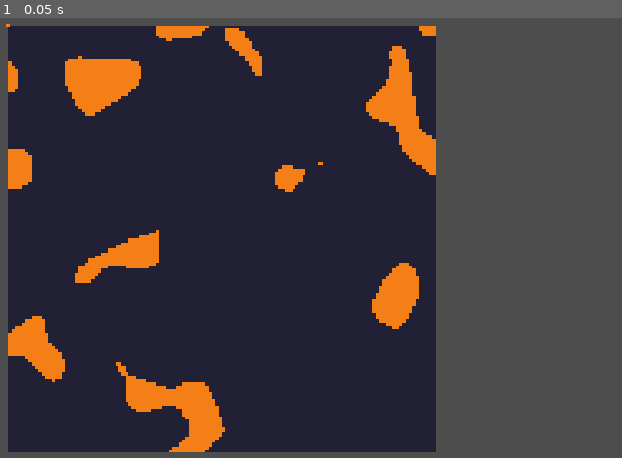
Above: before the commit, frame 1.
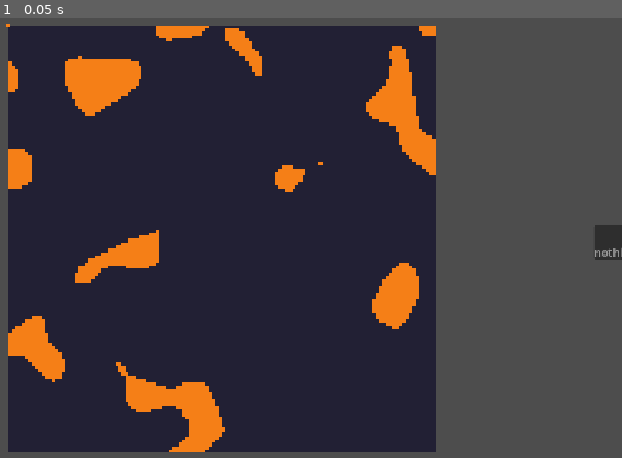
Above: after the commit, the same moment.

Repository: Relieur/David
Game: Godot game, scene res://scene/wolrd.tscn
Two runs of this game, one before a commit and one after it. Both use one fixed random seed, a clock stepped at 60 frames per second and the inputs below. The project has no main scene, so this scene is started directly.
Inputs:
- Up to frame 1 (0.05 s): no input

The runs differ from the first frame. In frame 1, 0.3% of the frame differs, in the area x 95-100%, y 47-55%.

Commit message:
创建仓库背包
加了一个右侧ui显示有多少矿
现在需要机器人完成交互

Diff:
--- /dev/null
+++ b/GameManager.gd
@@ -0,0 +1,30 @@
+extends Node
+
+
+#信号
+signal  inventory_changed(inventory:Dictionary)
+#数据
+var inventory:Dictionary={}
+#添加资源
+func add_item(item_type :String,amount:int )->void:
+	if amount <=0:
+		return
+	inventory[item_type]=inventory.get(item_type,0)+amount
+	inventory_changed.emit(inventory)
+#消耗
+func  remove_item(item_type:String,amount:int)->bool:
+	if amount<=0:
+		return false
+	if inventory.get(item_type,0)<amount:
+		return false
+	inventory[item_type]-=amount
+	if inventory[item_type]<=0:
+		inventory.erase(item_type)
+	inventory_changed.emit(inventory)
+	return true
+#数量查询
+func get_count(item_type:String)->int:
+	return inventory.get(item_type,0)
+func clear()->void:
+	inventory.clear()
+	inventory_changed.emit(inventory)
--- a/project.godot
+++ b/project.godot
@@ -13,6 +13,10 @@
 config/name="GameJame"
 config/features=PackedStringArray("4.7", "Forward Plus")
 config/icon="res://icon.svg"
+
+[autoload]
+
+GameManager="*uid://csjscxthnlohf"
 
 [display]
 
--- a/scene/bag.tscn
+++ /dev/null
@@ -1,9 +0,0 @@
-[gd_scene format=3 uid="uid://b78w0xg148vus"]
-
-[node name="Bag" type="Control" unique_id=1658272907]
-layout_mode = 3
-anchors_preset = 15
-anchor_right = 1.0
-anchor_bottom = 1.0
-grow_horizontal = 2
-grow_vertical = 2
--- /dev/null
+++ b/scene/inventory_ui.tscn
@@ -0,0 +1,34 @@
+[gd_scene format=3 uid="uid://cr7x6b0exwjpd"]
+
+[ext_resource type="Script" uid="uid://cagrx64hqg2vx" path="res://script/inventory_ui.gd" id="1_ia0un"]
+
+[node name="InventoryUI" type="Control" unique_id=1101541301]
+layout_mode = 3
+anchors_preset = 6
+anchor_left = 1.0
+anchor_top = 0.5
+anchor_right = 1.0
+anchor_bottom = 0.5
+offset_left = -40.0
+offset_top = -20.0
+offset_bottom = 20.0
+grow_horizontal = 0
+grow_vertical = 2
+script = ExtResource("1_ia0un")
+
+[node name="Panel" type="PanelContainer" parent="." unique_id=39110686]
+layout_mode = 0
+offset_right = 40.0
+offset_bottom = 40.0
+
+[node name="Margin" type="MarginContainer" parent="Panel" unique_id=1010796878]
+layout_mode = 2
+
+[node name="VBox" type="VBoxContainer" parent="Panel/Margin" unique_id=982407481]
+layout_mode = 2
+
+[node name="Label" type="Label" parent="Panel/Margin/VBox" unique_id=173491651]
+layout_mode = 2
+
+[node name="Items" type="VBoxContainer" parent="Panel/Margin/VBox" unique_id=1061906354]
+layout_mode = 2
--- a/scene/wolrd.tscn
+++ b/scene/wolrd.tscn
@@ -2,6 +2,7 @@
 
 [ext_resource type="Script" uid="uid://dgb3pt7uuf5lr" path="res://script/wolrd.gd" id="1_mxmcw"]
 [ext_resource type="Texture2D" uid="uid://dk58dee7u6c41" path="res://textures/png.png" id="2_qv3r4"]
+[ext_resource type="PackedScene" uid="uid://cr7x6b0exwjpd" path="res://scene/inventory_ui.tscn" id="4_d1c84"]
 [ext_resource type="PackedScene" uid="uid://cral4cah3grmo" path="res://scene/ore.tscn" id="4_khi8j"]
 
 [sub_resource type="TileSetAtlasSource" id="TileSetAtlasSource_khi8j"]
@@ -102,3 +103,7 @@
 
 [node name="Camera2D" type="Camera2D" parent="." unique_id=1503051318]
 zoom = Vector2(0.2, 0.2)
+
+[node name="UILayer" type="CanvasLayer" parent="." unique_id=107940199]
+
+[node name="InventoryUI" parent="UILayer" unique_id=1101541301 instance=ExtResource("4_d1c84")]
--- /dev/null
+++ b/script/inventory_ui.gd
@@ -0,0 +1,33 @@
+extends Control
+@onready var items: VBoxContainer = $Panel/Margin/VBox/Items
+const ITEM_NAMES:={
+	"copper":"铜",
+	"iron":"铁",
+	"gold":"金",
+
+}
+#首次渲染
+func _ready() -> void:
+	GameManager.inventory_changed.connect(_on_inventroy_changed)
+	_refresh(GameManager.inventory)
+
+
+
+func _on_inventroy_changed(inventory :Dictionary)->void:
+	_refresh(inventory)
+
+func _refresh(inventory:Dictionary)->void:
+	for child in items.get_children():
+		child.queue_free()
+
+	if inventory.is_empty():
+		var label:=Label.new()
+		label.text="nothing"
+		label.modulate=Color(0.6,0.6,0.6,1.0)
+		items.add_child(label)
+		return
+	for item_type in inventory.keys():
+		var label:=Label.new()
+		var display_name:String=ITEM_NAMES.get(item_type,item_type)
+		label.text="%s x %d"%[display_name,inventory[item_type]]
+		items.add_child(label)
--- a/script/ore.gd
+++ b/script/ore.gd
@@ -6,6 +6,8 @@
 @export var ore_type :String ="copper"
 @export var amount :int =1
 @export var  mine_time: float =0.3
+@export var clicks_needed:int=3  #所需点击的次数
+
 
 
 @onready var sprite_2d: Sprite2D = $Sprite2D
@@ -14,6 +16,8 @@
 var is_mining:bool=false
 var can_mine:bool=true
 var _original_modulate:Color
+var _click_count:int=0  #已经点击次数
+
 
 #生命周期
 func _ready() -> void:
@@ -22,11 +26,32 @@
 		input_event.connect(_on_input_event)
 	if sprite_2d:
 		_original_modulate=sprite_2d.modulate
+#点击
 
 #点击
 func _on_input_event(viewport: Node, event: InputEvent, shape_idx: int) -> void:
 	if event is InputEventMouseButton and event.is_pressed() and event.button_index==MOUSE_BUTTON_LEFT:
+		_on_click()
+
+func _on_click()->void:
+	if is_mining or not can_mine:
+		return
+	_click_count+=1
+	_update_darkness()
+	if _click_count>=clicks_needed:
 		mine()
+
+
+#依次变暗
+func _update_darkness()->void:
+	if not sprite_2d:
+		return
+	var progress:=float(_click_count) / float(clicks_needed)
+	var target:=_original_modulate.lerp(Color(0.4,0.4,0.4,1.0),progress)
+	var tween:=create_tween()
+	tween.tween_property(sprite_2d,"modulate",target,0.1)
+
+
 
 #采集
 func mine()->void:
@@ -34,6 +59,7 @@
 		return
 	is_mining=true
 	can_mine=false
+	#变暗
 	if sprite_2d:
 		var tween : = create_tween()
 		tween.tween_property(sprite_2d,"modulate", Color(0.4, 0.4, 0.4, 1.0),mine_time*0.4)
@@ -42,10 +68,15 @@
 	mined.emit(ore_type,amount)
 	is_mining=false
 	_start_cooldown()
+
+
+
+
 #冷却
 func _start_cooldown()->void:
 	await get_tree().create_timer(mine_time).timeout
 	if sprite_2d:
 		var tween:= create_tween()
 		tween.tween_property(sprite_2d,"modulate",_original_modulate,mine_time*0.4)
+		_click_count=0
 		can_mine=true
--- a/script/wolrd.gd
+++ b/script/wolrd.gd
@@ -8,6 +8,7 @@
 
 #预加载矿石
 const ORE_SCENE:PackedScene=preload("res://scene/ore.tscn")
+
 
 
 const TILE_SIZE=16
@@ -92,5 +93,6 @@
 
 #回调采集
 func _on_copper_mined(ore_type:String ,amount :int )->void:
+	GameManager.add_item(ore_type,amount)
 	print("获得%s x %d"%[ore_type,amount])
 	#背包
Not shown, added: GameManager.gd.uid
Not shown, added: script/inventory_ui.gd.uid
